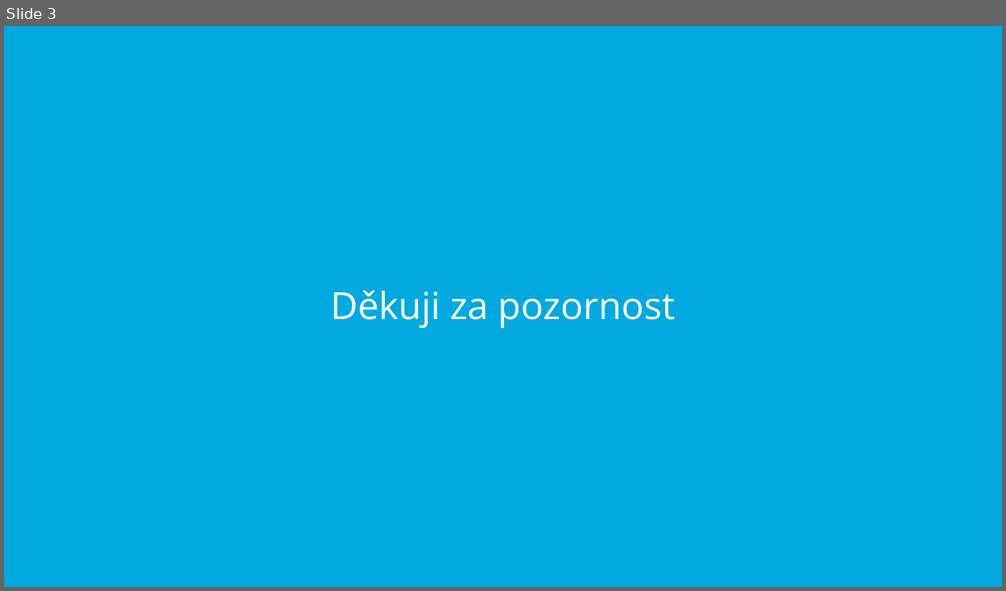
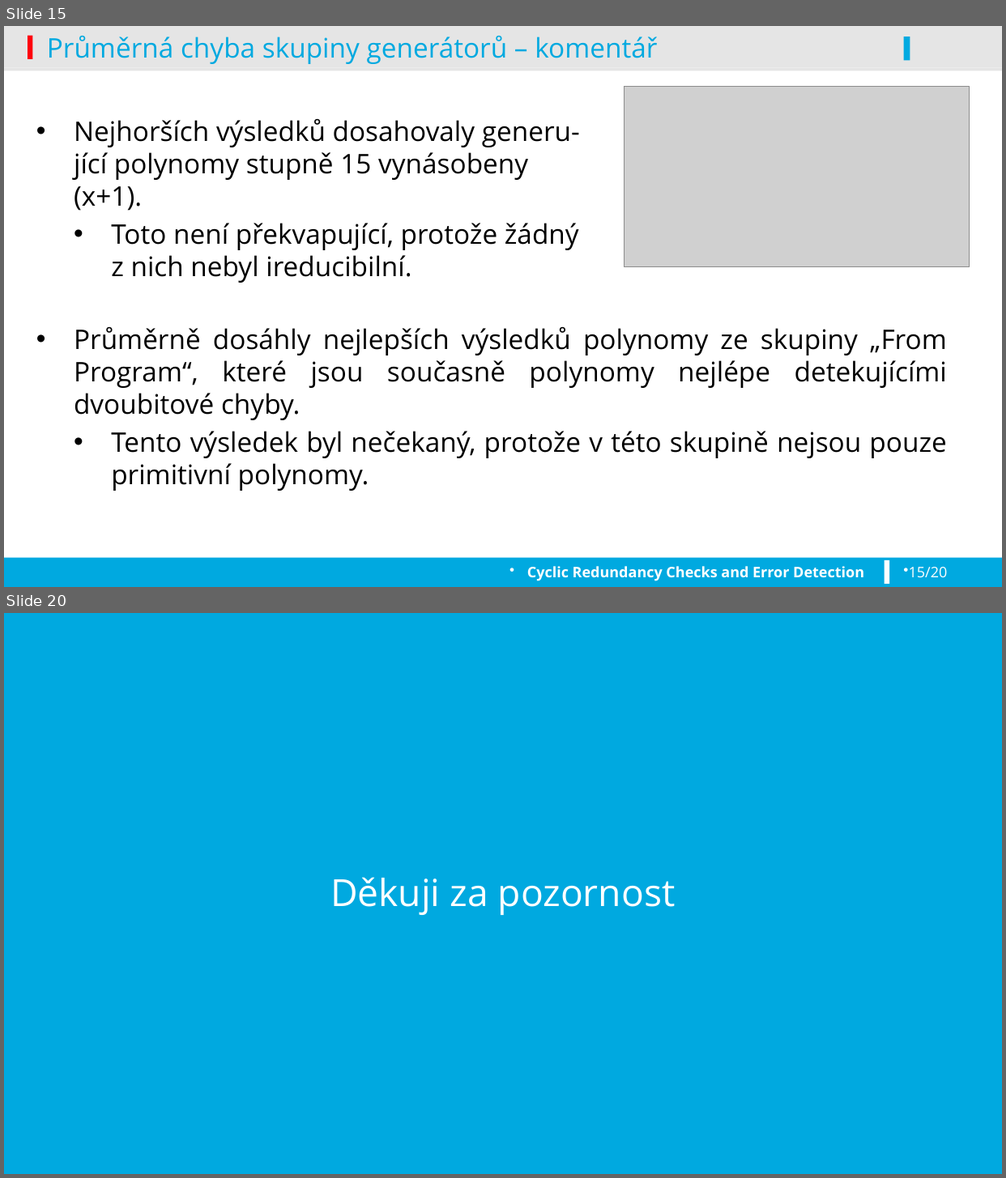
Before and after one commit to koniksedy/VUT-FIT, a slide deck: SPP-prezentace.pptx. Shown one above the other, each under a label of ours: slide 3 before the commit, slides 15 and 20 after it; the slides between them are not shown. The pictures are 1006x591 and 1006x1178 pixels, drawn with LibreOffice and Linux fonts; fonts in the diff are those of the drawing; grey boxes stand for pictures; background and template pictures are left out. Boxes give left, top, right and bottom in pixels: in the first picture for what was removed or moved away, otherwise in the second. Text is boxed around its words. In the diff, an @@ line names an element or a change of style, - is before the commit and + after.

```diff
--- a/SPP-prezentace.pptx
+++ b/SPP-prezentace.pptx
@@ slide 15 added at box(4, 26, 1002, 587), background #FFFFFF @@
@@ rectangle added at box(4, 26, 1002, 68), fill #000000 at 10% opacity @@
@@ rectangle added at box(27, 36, 32, 60), fill #FE000C @@
@@ title added at box(47, 36, 657, 64), 26 pt, text #00A9E0 @@
+Průměrná chyba skupiny generátorů – komentář
@@ rectangle added at box(904, 37, 910, 61), fill #00A9E0 @@
@@ rectangle added at box(4, 68, 1002, 71), fill #000000 at 10% opacity @@
@@ picture added at box(624, 87, 970, 267) @@
@@ text added at box(74, 119, 580, 283), 26 pt, text #000000 @@
+• Nejhorších výsledků dosahovaly generu-jící polynomy stupně 15 vynásobeny (x+1).
+  • Toto není překvapující, protože žádný
+    z nich nebyl ireducibilní.
@@ text added at box(74, 327, 947, 491), 26 pt, text #000000 @@
+• Průměrně dosáhly nejlepších výsledků polynomy ze skupiny „From Program“, které jsou současně polynomy nejlépe detekujícími dvoubitové chyby.
+  • Tento výsledek byl nečekaný, protože v této skupině nejsou pouze primitivní polynomy.
@@ rectangle added at box(4, 558, 1002, 587), fill #00A9E0 @@
@@ text added at box(527, 566, 864, 582), 14 pt, text #FFFFFF, bold @@
+Cyclic Redundancy Checks and Error Detection
@@ rectangle added at box(884, 561, 889, 584), fill #FFFFFF @@
@@ page number added at box(909, 567, 948, 578), 14 pt, text #FFFFFF @@
+15/20
@@ what was slide 3 is now slide 20 @@
```
Also in this commit, not shown: 1 slide changed, 17 other slides added, 1 slide removed, 1 other file.
